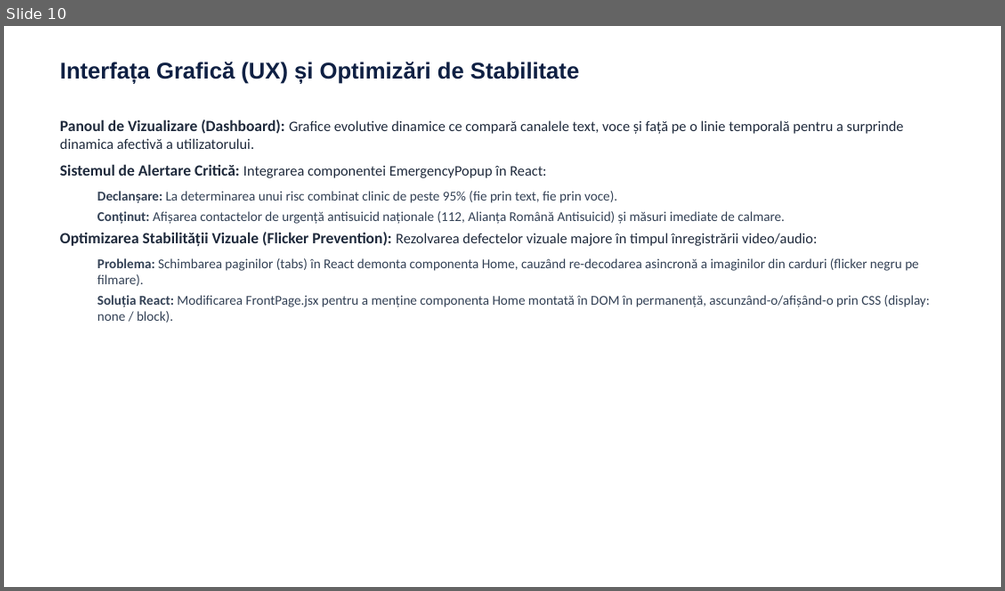
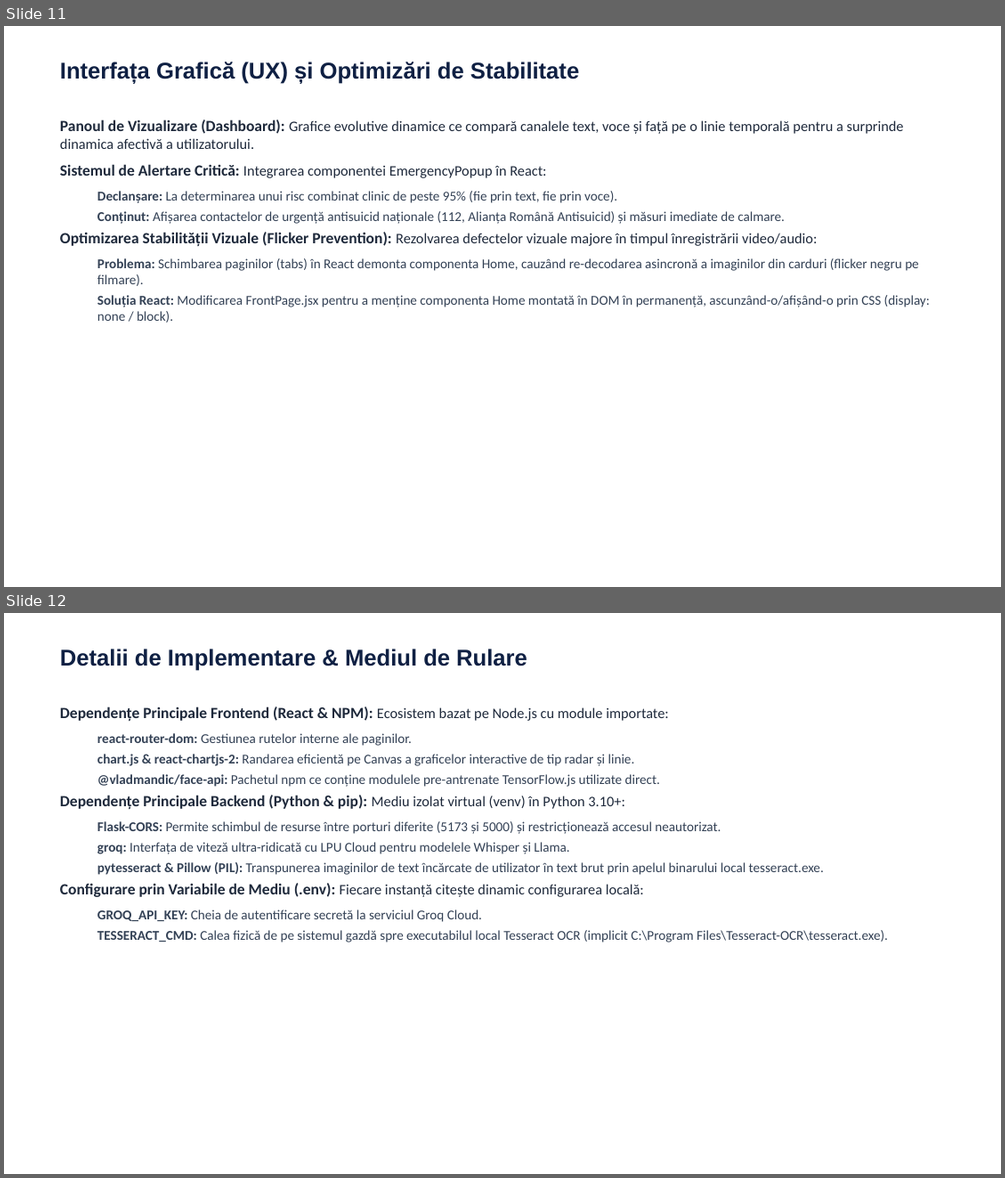
Before and after one commit to benxta4424/Anchor, a slide deck: Prezentare_Licenta_Podean_Beniamin.pptx. Shown one above the other, each under a label of ours: slide 10 before the commit, slides 11 and 12 after it. The pictures are 1005x591 and 1005x1178 pixels, drawn with LibreOffice and Linux fonts; fonts in the diff are those of the drawing. Boxes give left, top, right and bottom in pixels: in the first picture for what was removed or moved away, otherwise in the second. Text is boxed around its words. In the diff, an @@ line names an element or a change of style, - is before the commit and + after.

```diff
--- a/Prezentare_Licenta_Podean_Beniamin.pptx
+++ b/Prezentare_Licenta_Podean_Beniamin.pptx
@@ slide 12 added at (4, 613, 1001, 1174), background #FFFFFF @@
@@ text added at (60, 649, 527, 671), 22 pt, text #0F2043, bold @@
+Detalii de Implementare & Mediul de Rulare
@@ text added at (60, 706, 888, 942), 13 pt, text #334155 @@
+Dependențe Principale Frontend (React & NPM): Ecosistem bazat pe Node.js cu module importate:
+  react-router-dom: Gestiunea rutelor interne ale paginilor.
+  chart.js & react-chartjs-2: Randarea eficientă pe Canvas a graficelor interactive de tip radar și linie.
+  @vladmandic/face-api: Pachetul npm ce conține modulele pre-antrenate TensorFlow.js utilizate direct.
+Dependențe Principale Backend (Python & pip): Mediu izolat virtual (venv) în Python 3.10+:
+  Flask-CORS: Permite schimbul de resurse între porturi diferite (5173 și 5000) și restricționează accesul neautorizat.
+  groq: Interfața de viteză ultra-ridicată cu LPU Cloud pentru modelele Whisper și Llama.
+  pytesseract & Pillow (PIL): Transpunerea imaginilor de text încărcate de utilizator în text brut prin apelul binarului local tesseract.exe.
+Configurare prin Variabile de Mediu (.env): Fiecare instanță citește dinamic configurarea locală:
+  GROQ_API_KEY: Cheia de autentificare secretă la serviciul Groq Cloud.
+  TESSERACT_CMD: Calea fizică de pe sistemul gazdă spre executabilul local Tesseract OCR (implicit C:\Program Files\Tesseract-OCR\tesseract.exe).
@@ what was slide 10 is now slide 11 @@
```
Also in this commit, not shown: 1 slide changed, 2 other slides added.
